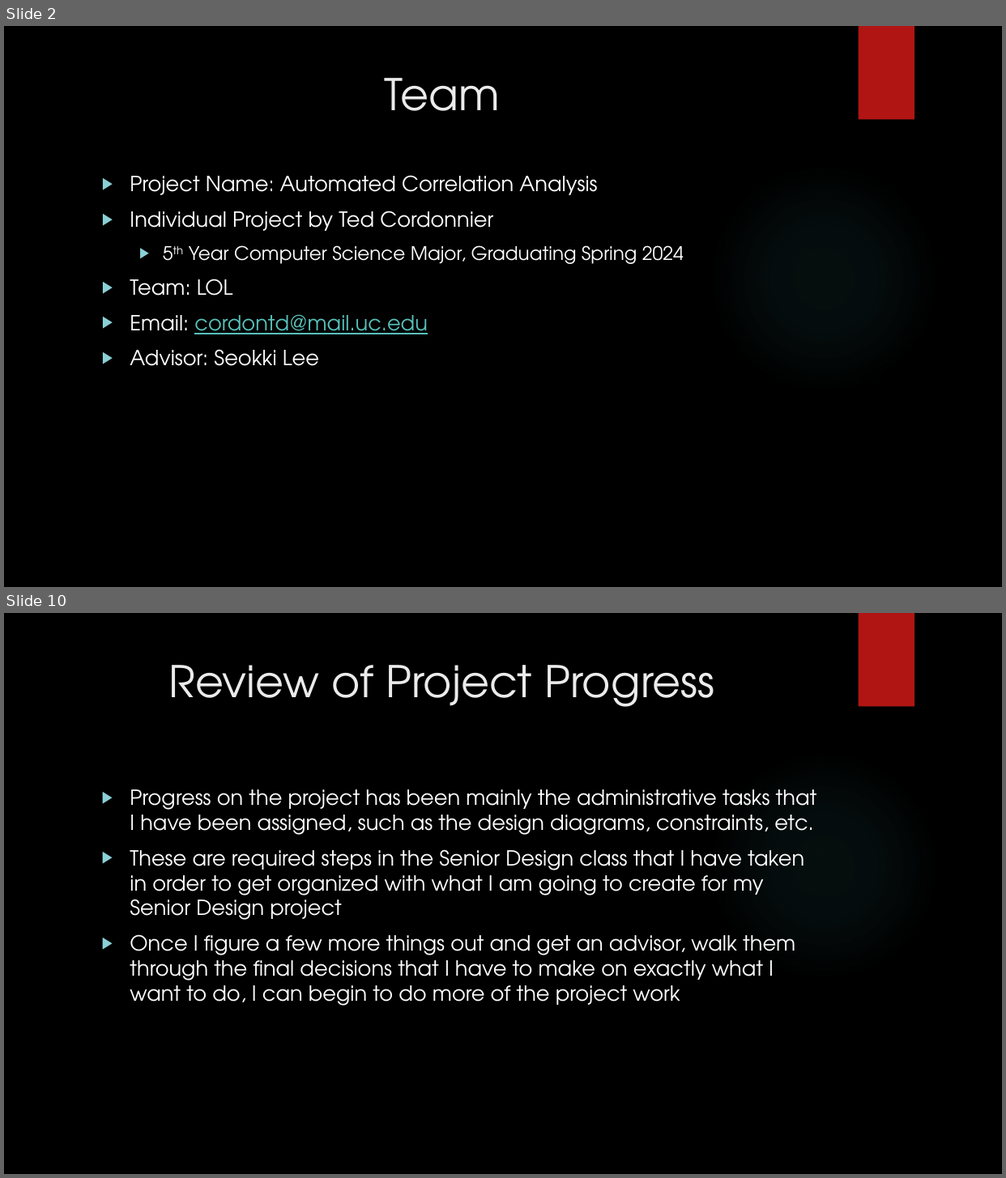
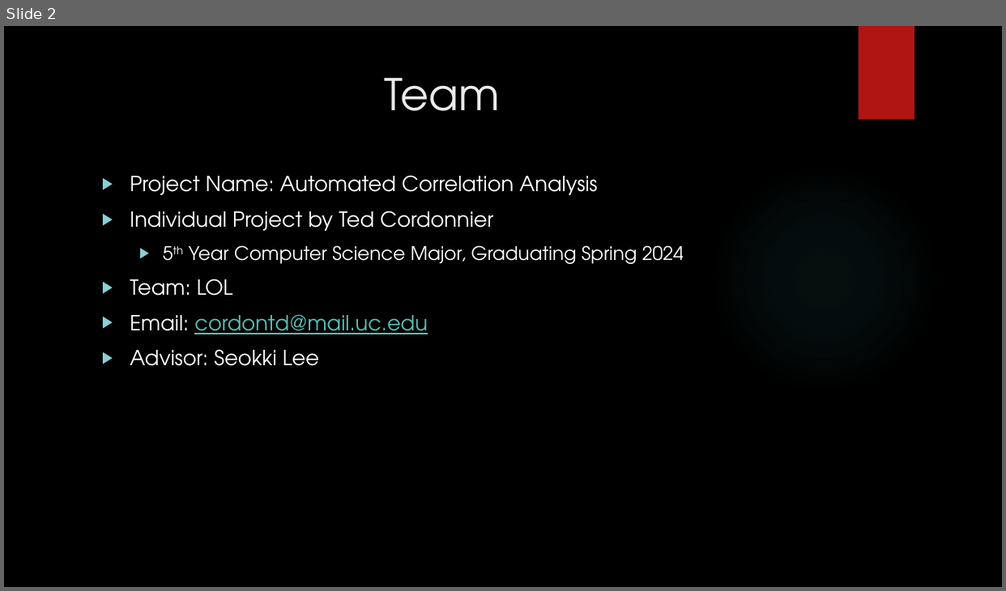
Before and after one commit to tedcordonnier/SeniorDesign, a slide deck: Spring_Presentation.pptx. Shown one above the other, each under a label of ours: slides 2 and 10 before the commit, slide 2 after it; the slides between them are not shown. The pictures are 1006x1178 and 1006x591 pixels, drawn with LibreOffice and Linux fonts; fonts in the diff are those of the drawing; background and template pictures are left out. Boxes give left, top, right and bottom in pixels: in the first picture for what was removed or moved away, otherwise in the second. Text is boxed around its words. In the diff, an @@ line names an element or a change of style, - is before the commit and + after.

```diff
--- a/Spring_Presentation.pptx
+++ b/Spring_Presentation.pptx
@@ slide 10 removed at (4,613,1002,1174), background picture (left out); not listed: 2 template elements that a slide beside it also shows @@
@@ title removed at (168,665,714,707) @@
-Review of Project Progress
@@ text removed at (130,790,817,1006) @@
-▶ Progress on the project has been mainly the administrative tasks that I have been assigned, such as the design diagrams, constraints, etc.
-▶ These are required steps in the Senior Design class that I have taken in order to get organized with what I am going to create for my Senior Design project
-▶ Once I figure a few more things out and get an advisor, walk them through the final decisions that I have to make on exactly what I want to do, I can begin to do more of the project work
```
Also in this commit, not shown: 2 slides changed, 7 slides added, 7 other slides removed, 18 other files.
